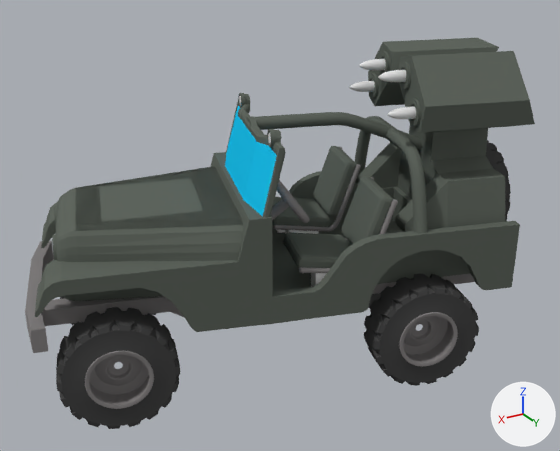
A saved change to the Blender file jeep.blend.
Camera for both pictures: a 50 mm lens placed at (-5.68, 21.72, 8.01), pointed at (-12.21, 10.83, 2.56). Arrows for +X, +Y and +Z are at lower right; the lights stay in place.
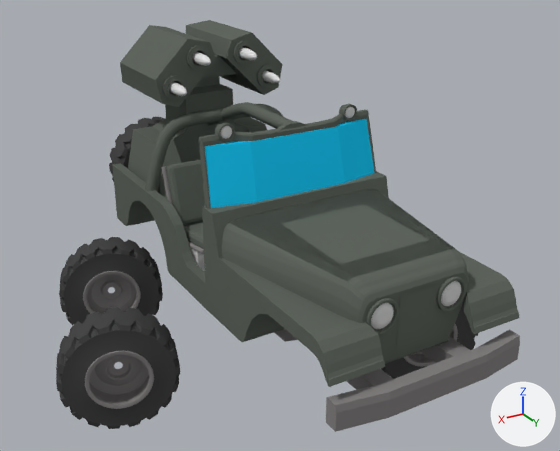
ob_bare_001 is not drawn itself; it is the parent of ob_cube_023, ob_cube_024, ob_cube_025, ob_cube_026, ob_cube_027, ob_cube_028, ob_cube_029, ob_cube_030.

Where the change shows, as pixel boxes (x1, y1, x2, y2) in the pictures (560 x 451 px):
'Cube.023', turned: before (35, 152, 520, 332); after (112, 163, 519, 387)
'Missile Launcher.001', turned: before (368, 38, 535, 133); after (120, 20, 283, 107)
'Cube.025', turned: before (355, 126, 506, 232); after (128, 76, 267, 196)
'Frame.001', turned: before (25, 240, 475, 353); after (274, 329, 520, 432)
'Cube.031', turned: before (225, 106, 277, 216); after (205, 119, 374, 208)
'Cube.029', turned: before (272, 146, 398, 273); after (161, 159, 205, 255)
'NurbsPath.000', turned: before (254, 112, 427, 234); after (145, 102, 293, 192)
'Cube.030', turned: before (272, 182, 472, 291); after (134, 196, 205, 272)
'Cube.027', turned: before (226, 94, 286, 218); after (199, 104, 376, 208)
'spare.001', turned: before (486, 140, 511, 221); after (109, 117, 165, 182)
'Cylinder.008', turned: before (54, 207, 57, 227); after (366, 298, 399, 335)
'Cylinder.007', turned: before (52, 235, 57, 260); after (437, 277, 467, 312)
'Cylinder.006', turned (not visible afterwards): before (271, 180, 309, 223)
'LeftMG.001', turned: before (387, 107, 416, 119); after (262, 70, 280, 83)
'LeftTopMG.001', turned: before (378, 70, 406, 82); after (239, 47, 257, 60)
'RightTopMG.001', turned: before (359, 59, 386, 71); after (192, 52, 211, 66)
'RightMG.001', turned: before (349, 81, 375, 92); after (169, 81, 187, 96)
'Cylinder.009', turned: before (238, 93, 246, 108); after (217, 123, 235, 141)
'Cylinder.010', turned: before (267, 129, 276, 147); after (341, 104, 357, 121)
'Cube.026', turned: before (276, 229, 318, 234); after (190, 248, 205, 271)
'Cube.028', turned (not visible afterwards): before (311, 273, 327, 287)
'wheel0.001', unchanged, covered by the edit: before (364, 273, 479, 386); after (381, 304, 478, 379)
'wheel1.001', unchanged, uncovered by the edit: before (60, 296, 157, 325); after (59, 237, 163, 325)

Diff of the bpy script that builds the scene:
```diff
--- a/jeep.blend.py
+++ b/jeep.blend.py
@@ ob_bare_001 @@
 ob_bare_001.location = (-12.21, 10.77, 2.492)
-ob_bare_001.rotation_euler = (0.0, 0.0, -1.874)  # degrees (0, 0, -107)
 ob_bare_001.scale = (2.5, 2.5, 2.5)
```
